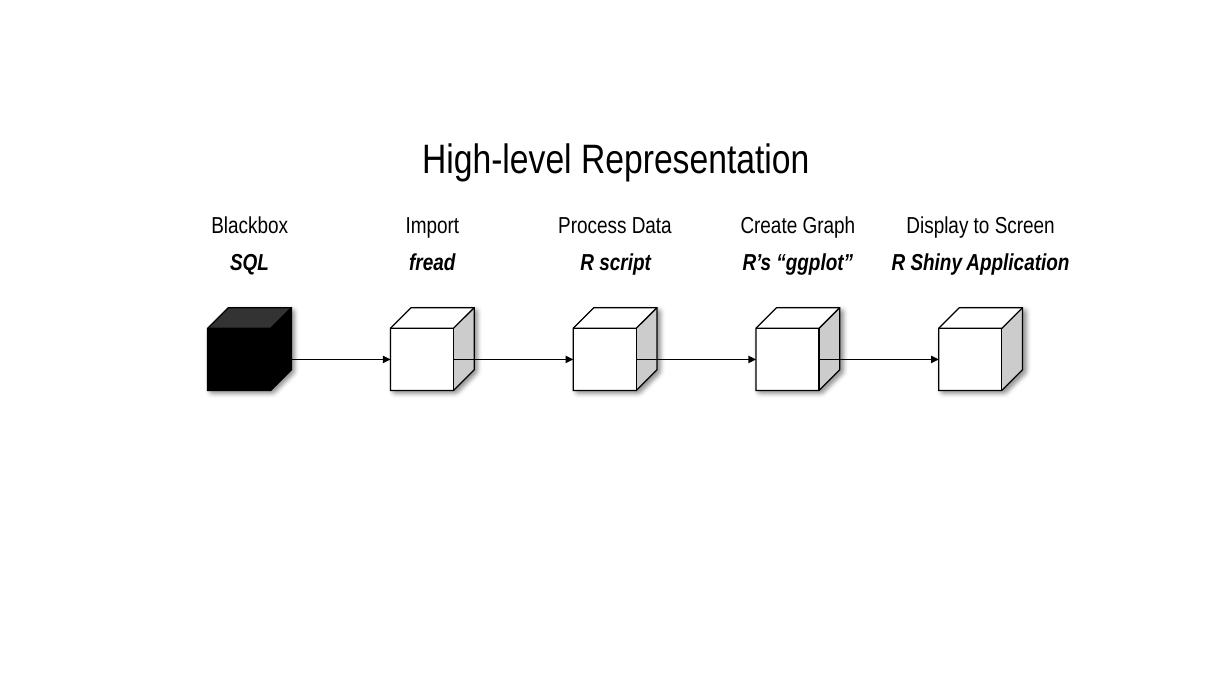
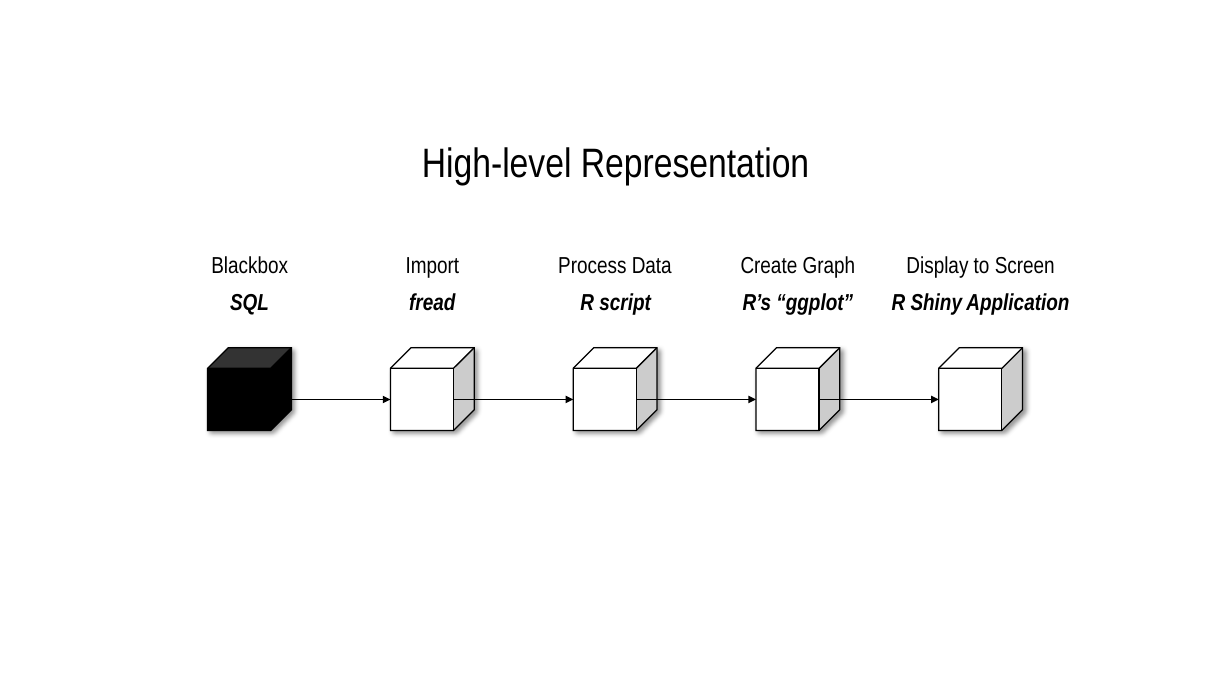
Before and after one commit to jdearmas/cloacina, a slide deck: slide 2 of doc/high-level.pptx. Drawn at 1232x693 pixels with LibreOffice and Linux fonts; fonts in the diff are those of the drawing. Boxes give left, top, right and bottom in pixels: in the first picture for what was removed or moved away, otherwise in the second. Text is boxed around its words. In the diff, an @@ line names an element or a change of style, - is before the commit and + after.

Commit message:
cropped high-level concept figure

```diff
--- a/doc/high-level.pptx
+++ b/doc/high-level.pptx
@@ text "High-level Representation": place and size @@
-text "High-level Representation" at (422, 143, 809, 181)
+text "High-level Representation" at (422, 147, 809, 184)
@@ 10 texts, 5 cubes, 4 arrows: place and size @@
-10 texts, 5 cubes, 4 arrows at (208, 216, 1069, 391)
+10 texts, 5 cubes, 4 arrows at (208, 256, 1069, 431)
```
Also in this commit, not shown: 1 other file.
